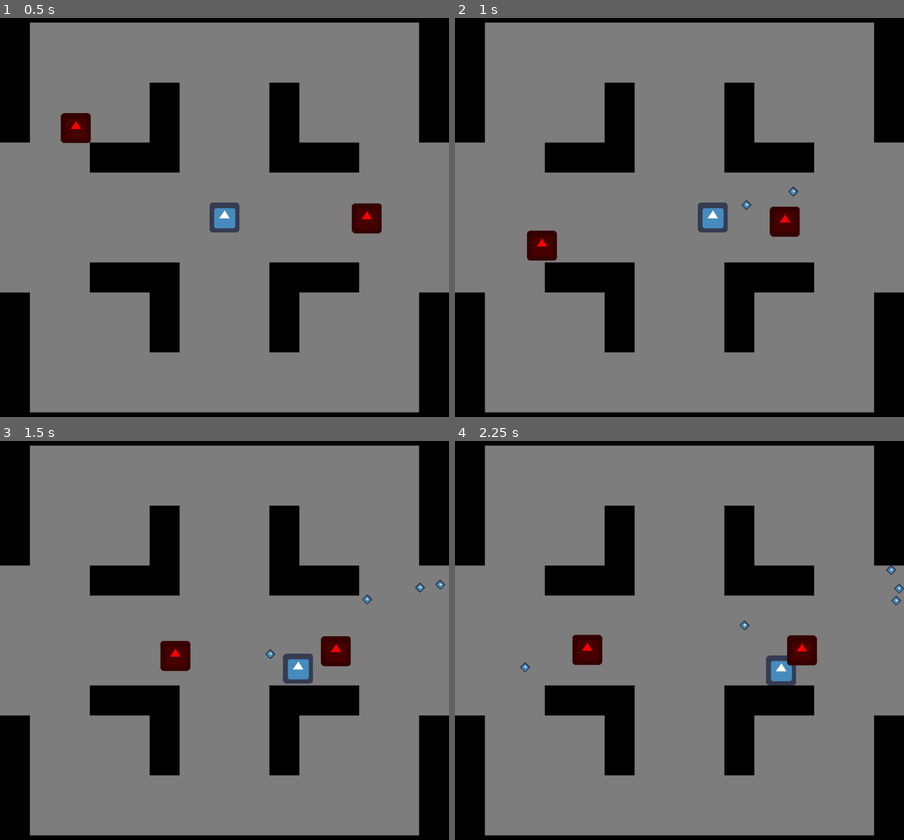
Above: before the commit, frames 1-4 (two rows, left to right).
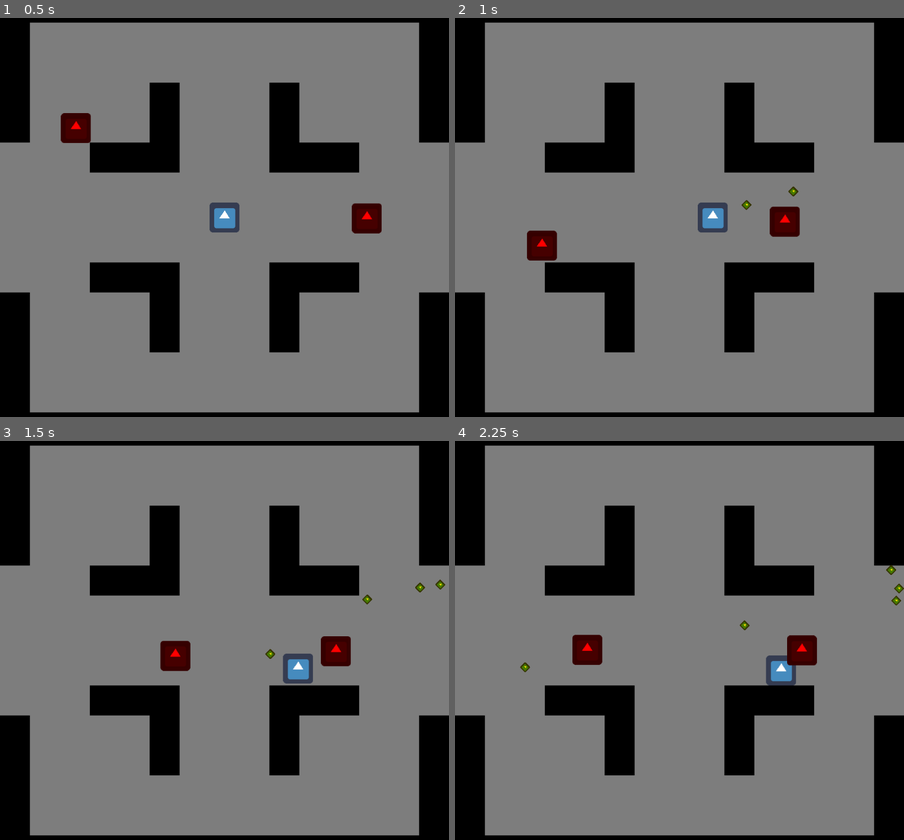
Above: after the commit, the same moments.

Repository: SlaQr/Every10Seconds
Game: Godot game, scene res://Game.tscn
Same seed, same stepped clock (60 frames per second), same inputs: the game is played once before the commit and once after it. The engine's default icon, where the game draws it, is replaced by a stand-in: a white triangle on a blue panel in a dark square.
Inputs (mouse positions are in pixels of both pictures, inside the frame that each line leads up to):
- Up to frame 1 (0.5 s): no input
- Up to frame 2 (1 s): move the mouse to (778, 193) at 0.52 s; press the mouse at (778, 193) at 0.53 s; hold D (plr_right) from 0.53 s (still down)
- Up to frame 3 (1.5 s): move the mouse to (134, 664) at 1.27 s; release D (plr_right) at 1.28 s; release the mouse at (134, 664) at 1.28 s; hold S (plr_down) from 1.28 s (still down); click (134, 664) at 1.35 s
- Up to frame 4 (2.25 s): move the mouse to (724, 540) at 2.02 s; release S (plr_down) at 2.03 s; press the mouse at (724, 540) at 2.03 s; hold D (plr_right) from 2.03 s (still down)

Frame 1 is identical in both runs. In frame 2, less than 0.1% of the frame differs, in the area x 63-77%, y 42-49%; in frame 3, 0.1%; in frame 4, 0.2%, in the area x 14-100%, y 31-58%.

Commit message:
changed colour of bullet

Diff:
--- a/Bullet.tscn
+++ b/Bullet.tscn
@@ -22,6 +22,8 @@
 shape = SubResource( 1 )
 
 [node name="BulletSprite" type="Sprite" parent="."]
+modulate = Color( 0.992157, 1, 0, 1 )
+self_modulate = Color( 1, 0.866667, 0, 1 )
 rotation = 0.785398
 scale = Vector2( 0.25, 0.25 )
 texture = ExtResource( 1 )
